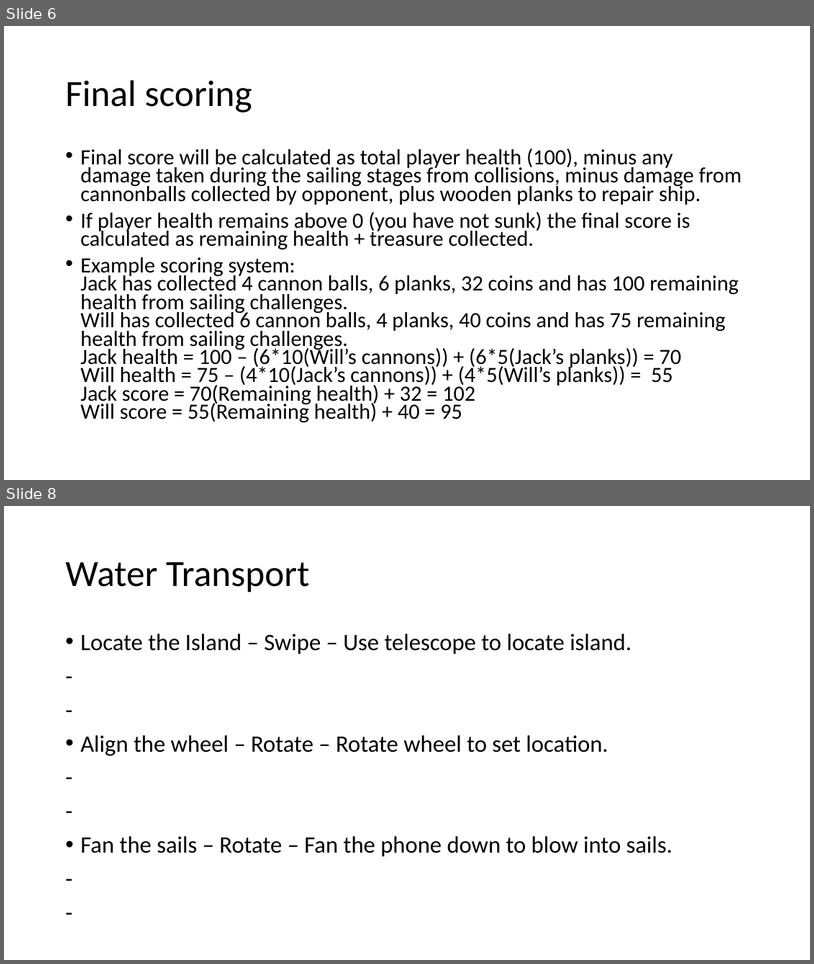
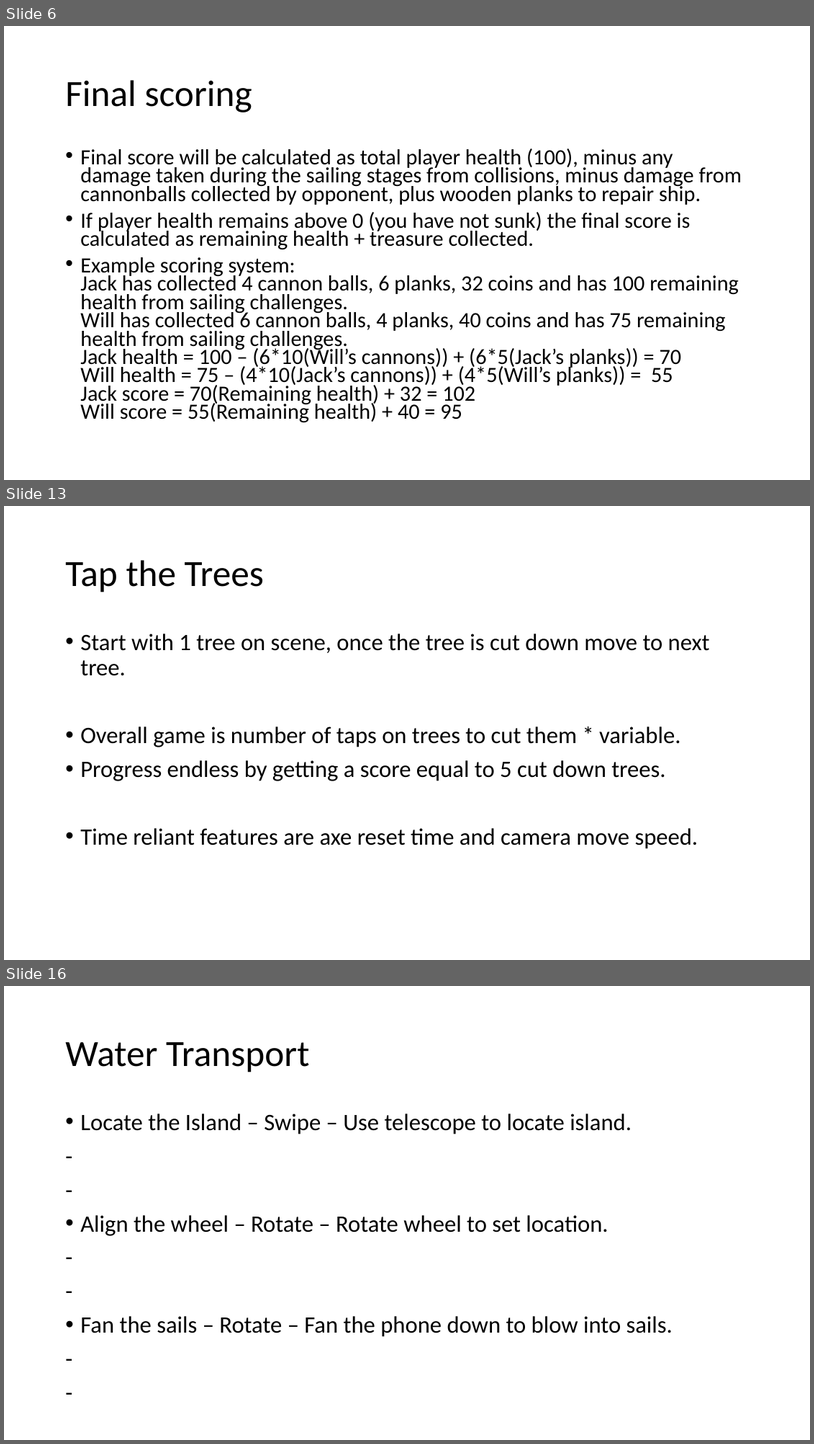
Before and after one commit to Mr-Turtle12/Mobile-Pirate-Game, a slide deck: Pirate game.pptx. Shown one above the other, each under a label of ours: slides 6 and 8 before the commit, slides 6, 13 and 16 after it; the slides between them are not shown. The pictures are 814x964 and 814x1444 pixels, drawn with LibreOffice and Linux fonts; fonts in the diff are those of the drawing. Boxes give left, top, right and bottom in pixels: in the first picture for what was removed or moved away, otherwise in the second. Text is boxed around its words. In the diff, an @@ line names an element or a change of style, - is before the commit and + after.

```diff
--- a/Pirate game.pptx
+++ b/Pirate game.pptx
@@ slide 13 added at [4,506,810,960], background #FFFFFF @@
@@ title added at [65,560,264,592], 44 pt, text #000000 @@
+Tap the Trees
@@ text added at [80,633,710,849], 28 pt, text #000000 @@
+• Start with 1 tree on scene, once the tree is cut down move to next tree.
+• Overall game is number of taps on trees to cut them * variable.
+• Progress endless by getting a score equal to 5 cut down trees.
+• Time reliant features are axe reset time and camera move speed.
@@ what was slide 8 is now slide 16 @@
```
Also in this commit, not shown: 1 slide changed, 7 other slides added.
